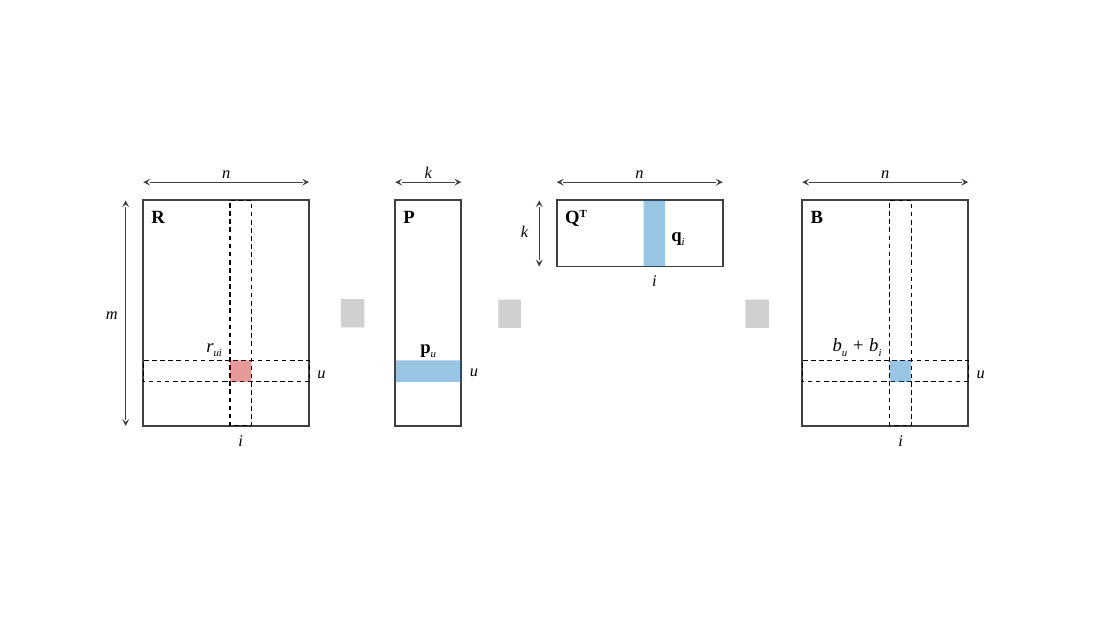
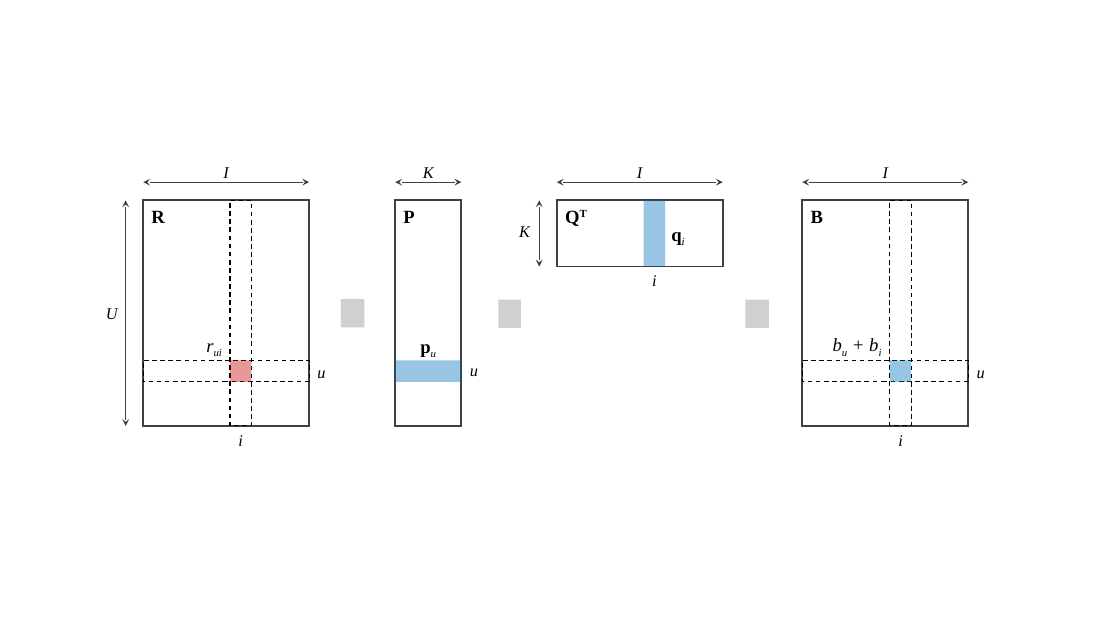
Before and after one commit to hungpq7/data-science, a slide deck: slide 9 of image/0_raw_image.pptx. Drawn at 1120x630 pixels with LibreOffice and Linux fonts; fonts in the diff are those of the drawing; grey boxes stand for pictures. Boxes give left, top, right and bottom in pixels: in the first picture for what was removed or moved away, otherwise in the second. Text is boxed around its words. In the diff, an @@ line names an element or a change of style, - is before the commit and + after.

```diff
--- a/image/0_raw_image.pptx
+++ b/image/0_raw_image.pptx
@@ text at [223,167,228,178]: text changed @@
-n
+I
@@ text at [423,167,434,178]: text changed @@
-k
+K
@@ text at [637,167,642,178]: text changed @@
-n
+I
@@ text at [883,167,888,178]: text changed @@
-n
+I
@@ text at [519,226,530,237]: text changed @@
-k
+K
@@ text at [106,308,118,319]: text changed @@
-m
+U
```
Also in this commit, not shown: 3 other slides changed, 37 other files.
